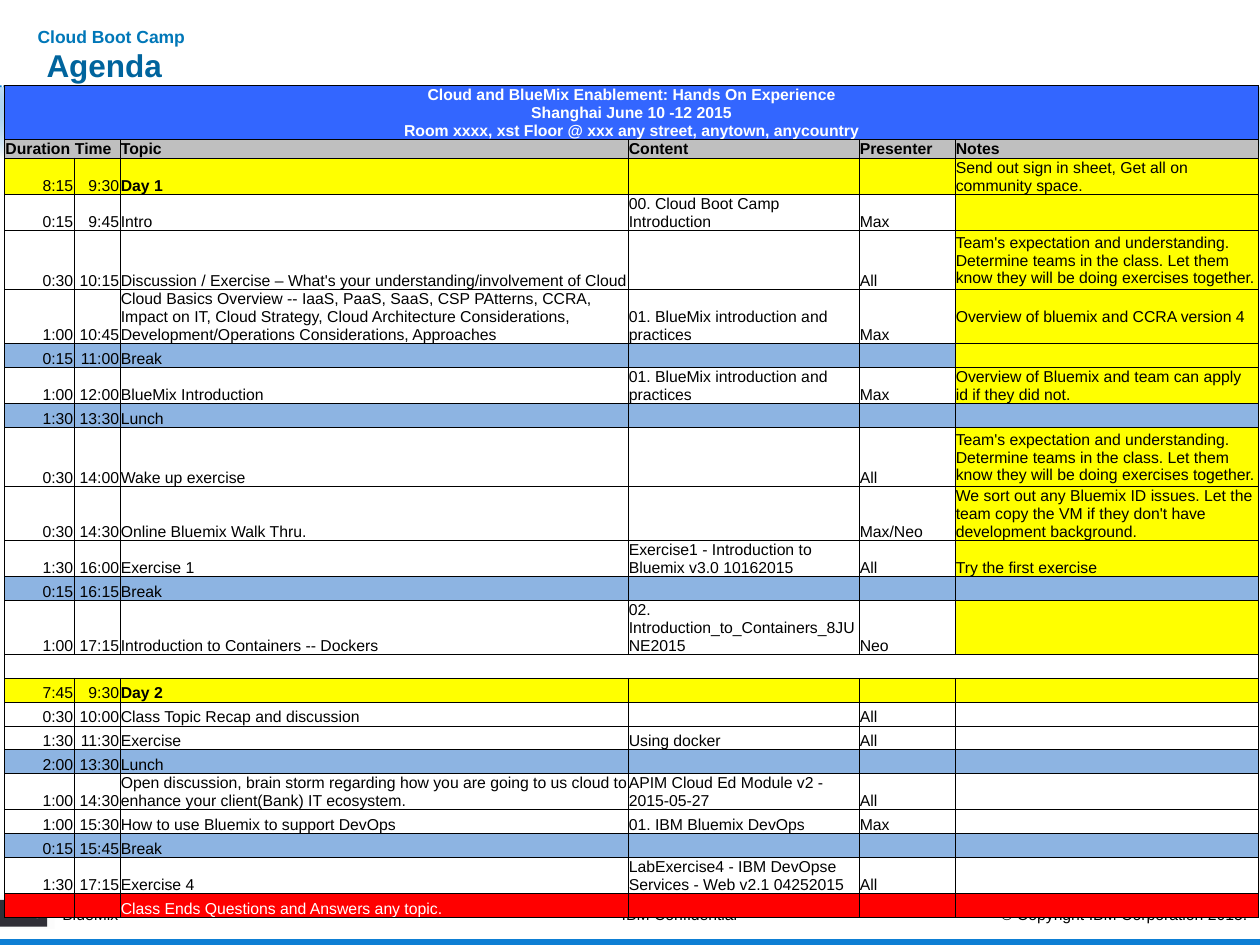
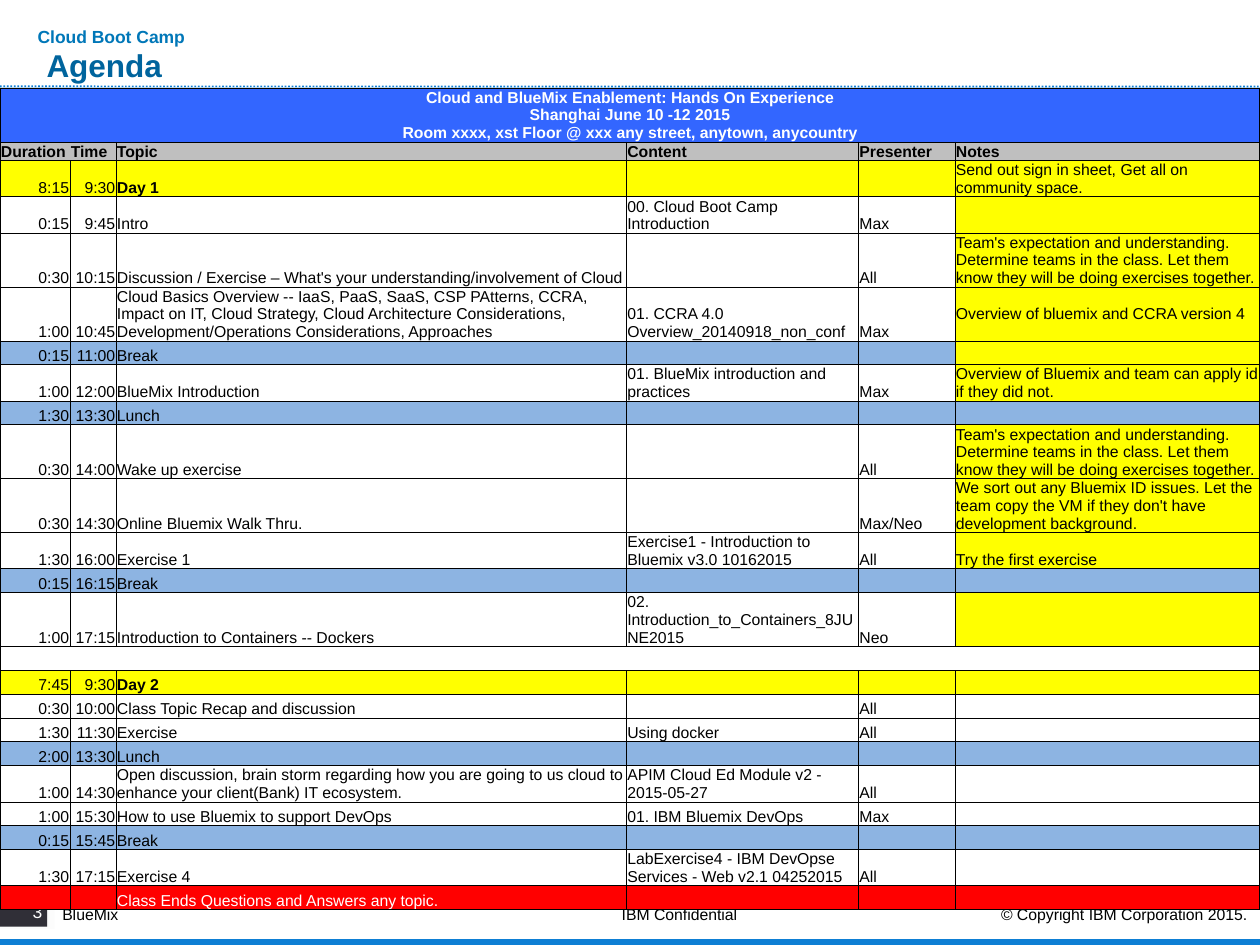
Before and after one commit to skivvyxu/BlueMix-Training, a slide deck: slide 3 of Day1/00. Cloud Boot Camp Introduction.pptx. Drawn at 1260x945 pixels with LibreOffice and Linux fonts; fonts in the diff are those of the drawing; background and template pictures are left out. Boxes give left, top, right and bottom in pixels: in the first picture for what was removed or moved away, otherwise in the second. Text is boxed around its words. In the diff, an @@ line names an element or a change of style, - is before the commit and + after.

Commit message:
updated decks

```diff
--- a/Day1/00. Cloud Boot Camp Introduction.pptx
+++ b/Day1/00. Cloud Boot Camp Introduction.pptx
@@ table at (0, 88, 1260, 914) @@
-row 6, column 4: 01. BlueMix introduction and practices
+row 6, column 4: 01. CCRA 4.0 Overview_20140918_non_conf
@@ table: place and size @@
-table at (5, 86, 1257, 922)
+table at (0, 88, 1260, 914)
```
Also in this commit, not shown: 3 other files.
